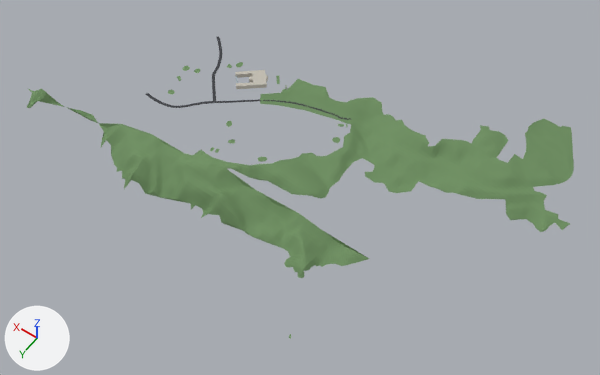
Renders of the glTF model public/tiles/tile_2_11.glb from each side of a commit.
Before and after are seen from a camera (50 mm lens) standing at (-6095.0, 703.0, 1797.0) and looking at (-5262.0, -462.0, -35.0). Lighting does not change. The marker at lower left points along +X, +Y and +Z. The older version comes first. Where no turn or scale is listed for an object, it has been applied to the vertices.

The older version as bpy lines, for what is in view:
```python
me_bld_2_11 = bpy.data.meshes.new('bld_2_11')
me_bld_2_11.from_pydata(...)  # 52 vertices, 72 faces; spans x -76.0..76.0, y -50.0..50.0, z -7.0..7.0
me_bld_2_11.materials.append(mat_cityvc)
me_grn_2_11 = bpy.data.meshes.new('grn_2_11')
me_grn_2_11.from_pydata(...)  # 4618 vertices, 8653 faces; spans x -775.0..775.0, y -480.0..480.0, z -62.0..62.0
me_grn_2_11.materials.append(mat_cityvc)
me_road_2_11 = bpy.data.meshes.new('road_2_11')
me_road_2_11.from_pydata(...)  # 238 vertices, 226 faces; spans x -265.0..265.0, y -157.0..157.0, z -13.0..13.0
me_road_2_11.materials.append(mat_cityvc)
ob_bld_2_11 = bpy.data.objects.new('bld_2_11', me_bld_2_11)
ob_bld_2_11.location = (-5016.0, -601.0, 118.0)
ob_grn_2_11 = bpy.data.objects.new('grn_2_11', me_grn_2_11)
ob_grn_2_11.location = (-5163.0, -536.0, 52.0)
ob_road_2_11 = bpy.data.objects.new('road_2_11', me_road_2_11)
ob_road_2_11.location = (-5031.0, -550.0, 101.0)
```
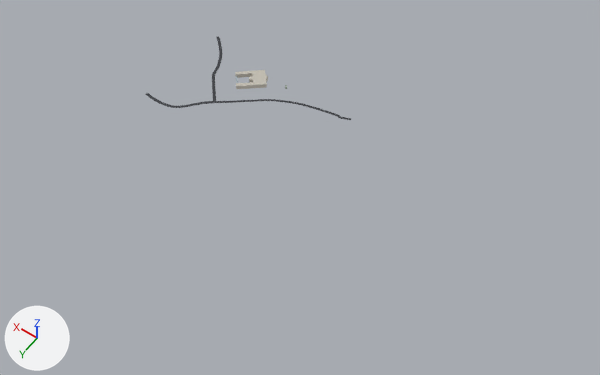
Boxes [x1, y1, x2, y2] around the edits, measured in the pictures (600 x 375 px):
'grn_2_11', deleted (green)
    before: [27, 62, 574, 339]

Edits to the bpy script that builds the scene:
```text
Remove ob_grn_2_11:
    ob_grn_2_11 = bpy.data.objects.new('grn_2_11', me_grn_2_11)
    ob_grn_2_11.location = (-5163.0, -536.0, 52.0)
```
